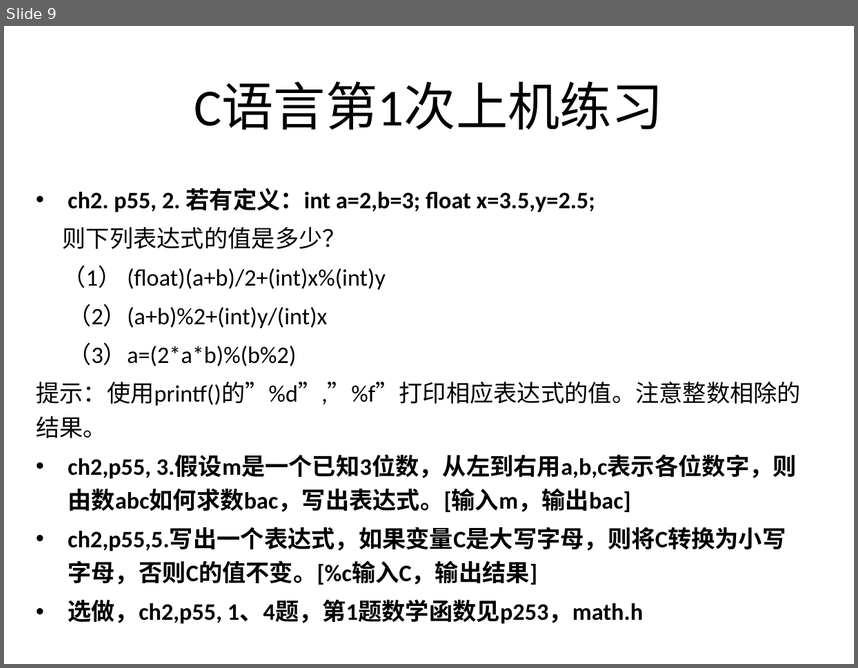
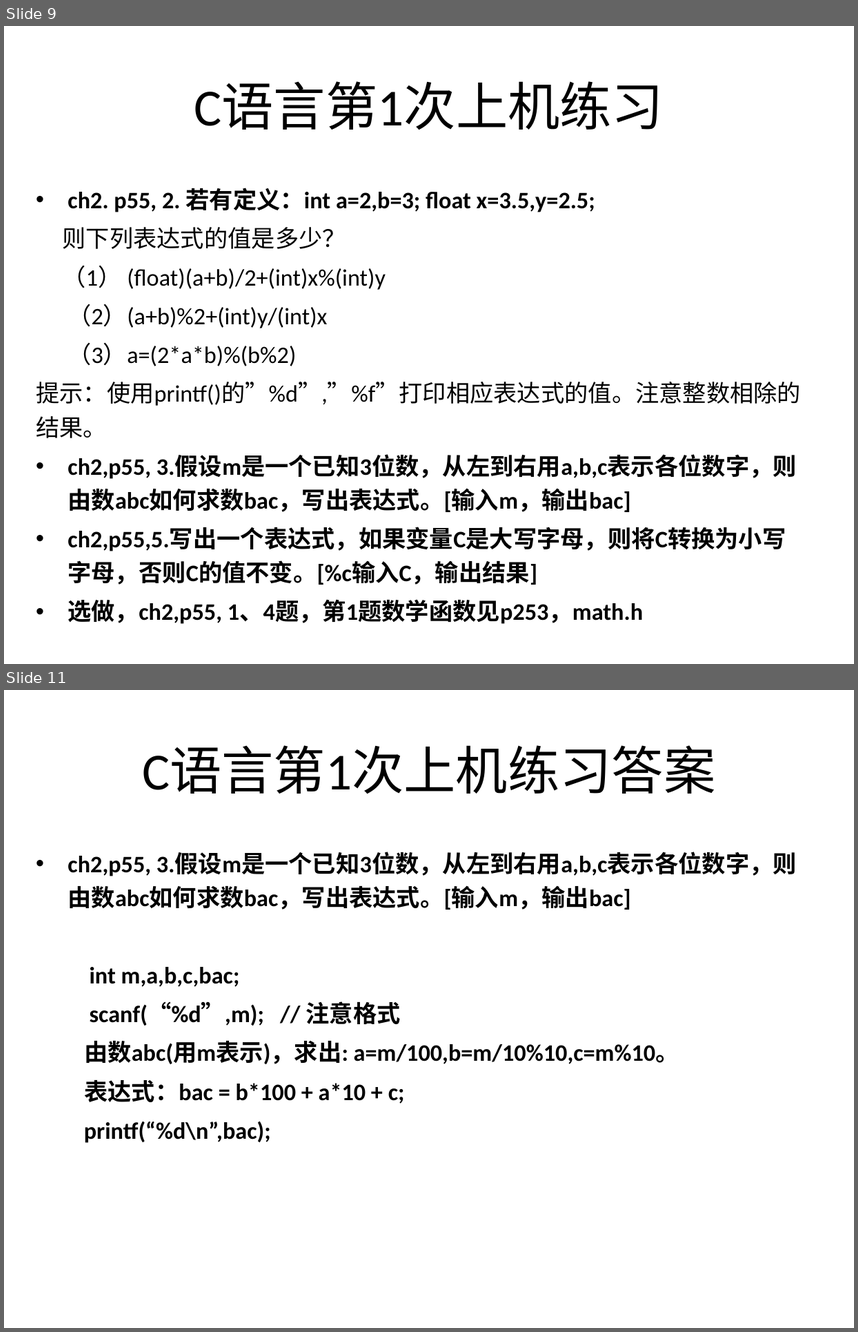
Before and after one commit to jtrfid/C-Repositories, a slide deck: 2016/上机安排.pptx. Shown one above the other, each under a label of ours: slide 9 before the commit, slides 9 and 11 after it; the slides between them are not shown. The pictures are 858x668 and 858x1332 pixels, drawn with LibreOffice and Linux fonts; fonts in the diff are those of the drawing. Boxes give left, top, right and bottom in pixels: in the first picture for what was removed or moved away, otherwise in the second. Text is boxed around its words. In the diff, an @@ line names an element or a change of style, - is before the commit and + after.

```diff
--- a/2016/上机安排.pptx
+++ b/2016/上机安排.pptx
@@ slide 11 added at <box>4,690,854,1328</box>, background #FFFFFF @@
@@ title added at <box>142,746,715,793</box>, 44 pt, text #000000 @@
+C语言第1次上机练习答案
@@ text added at <box>67,853,797,1143</box>, 20 pt, text #000000, bold @@
+• ch2,p55, 3.假设m是一个已知3位数，从左到右用a,b,c表示各位数字，则由数abc如何求数bac，写出表达式。[输入m，输出bac]
+int m,a,b,c,bac;
+scanf(“%d”,m); // 注意格式
+由数abc(用m表示)，求出: a=m/100,b=m/10%10,c=m%10。
+表达式：bac = b*100 + a*10 + c;
+printf(“%d\n”,bac);
```
Also in this commit, not shown: 1 slide changed, 3 other slides added, 1 other file.
